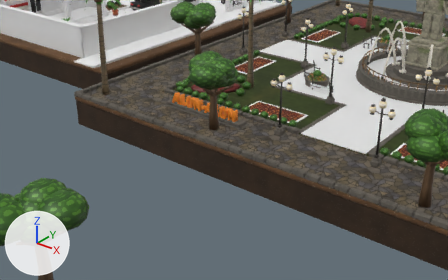
One commit to the Blender file assets/map/map_master.blend: the scene before it, then after it.
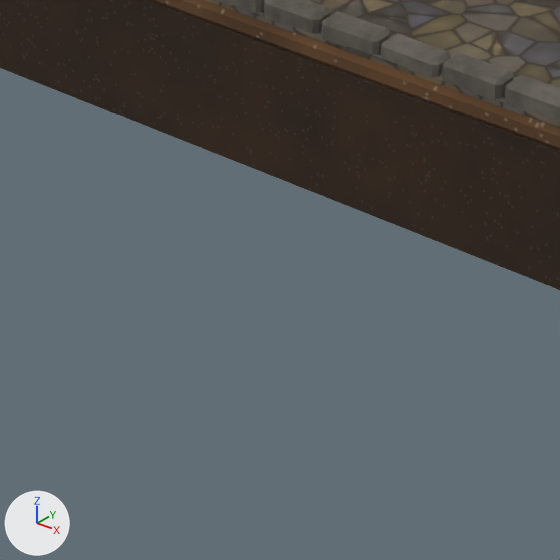
Old and new are each drawn from a camera (50 mm lens) standing at (42.9, -119.6, 44.9) and looking at (-4.1, -60.8, 8.5) and again close up on the part from 44% to 71% of the width and 56% to 99% of the height. The lights are fixed; the arrows at lower left show +X, +Y and +Z. The older version's two pictures come first.

In view in the first close-up: 'AlunAlun_Instance'.
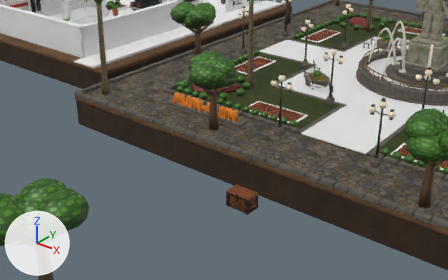
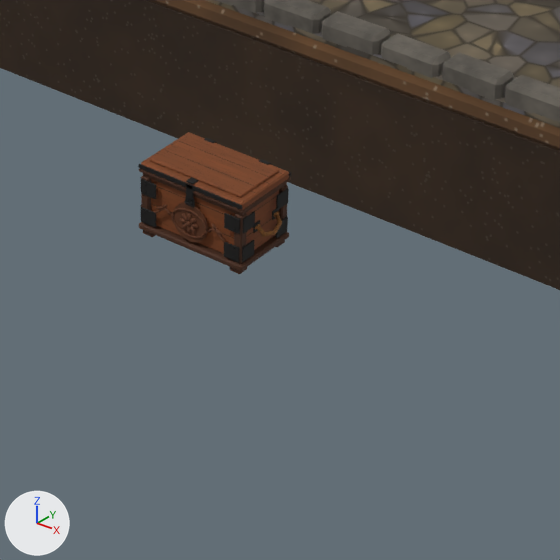
Commit message: Add Peti_Lemari chest asset (Indonesian teak chest for the Lemari tag) to the map master

The change, as a list of edits to the scene's bpy script:
```text
Add img_peti_atlas:
    img_peti_atlas = load_image('peti_atlas', '_unpacked/peti_atlas.png', 512, 512, 'sRGB')
Add mat_petiatlas:
    mat_petiatlas = principled_material('PetiAtlas')
    mat_petiatlas.texture = img_peti_atlas
    mat_petiatlas.roughness = 0.8
Add me_peti_tutup:
    me_peti_tutup.from_pydata(...)  # 232 vertices, 246 faces; spans x -1.89..1.89, y -2.4..0.0, z -0.18..0.45
    me_peti_tutup.materials.append(mat_petiatlas)  # picture img_peti_atlas
Add me_peti_badan:
    me_peti_badan.from_pydata(...)  # 1710 vertices, 1828 faces; spans x -2.25..2.25, y -1.32..1.27, z 0.0..2.15
    me_peti_badan.materials.append(mat_petiatlas)  # picture img_peti_atlas
Add ob_peti_tutup:
    ob_peti_tutup = bpy.data.objects.new('Peti_Tutup', me_peti_tutup)
    ob_peti_tutup.parent = ob_peti_lemari
    ob_peti_tutup.location = (0.0, 1.2, 2.08)
Add ob_peti_lemari:
    ob_peti_lemari = bpy.data.objects.new('Peti_Lemari', None)
    ob_peti_lemari.location = (0.0, -62.0, 0.0)
Add ob_peti_badan:
    ob_peti_badan = bpy.data.objects.new('Peti_Badan', me_peti_badan)
    ob_peti_badan.parent = ob_peti_lemari
    ob_peti_badan.location = (0.0, 0.0, 0.0)
```

What differs and where, as boxes (x1, y1, x2, y2) in the close-ups (560 x 560 px):
'Peti_Badan', added (brown): after (139, 173, 289, 274)
'Peti_Tutup', added (brown): after (138, 132, 291, 213)
